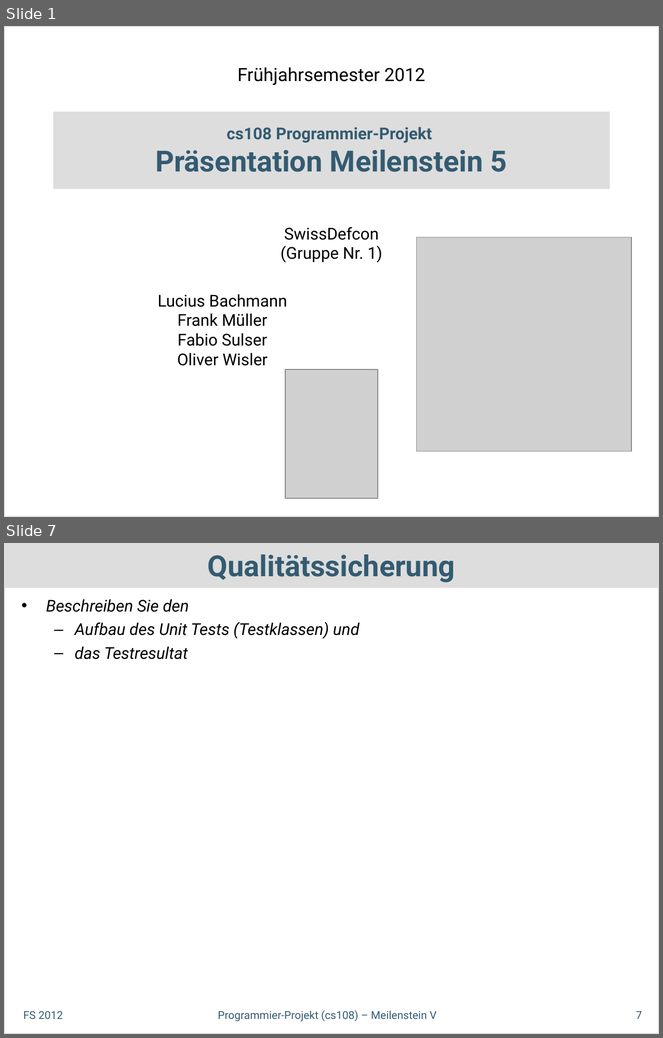
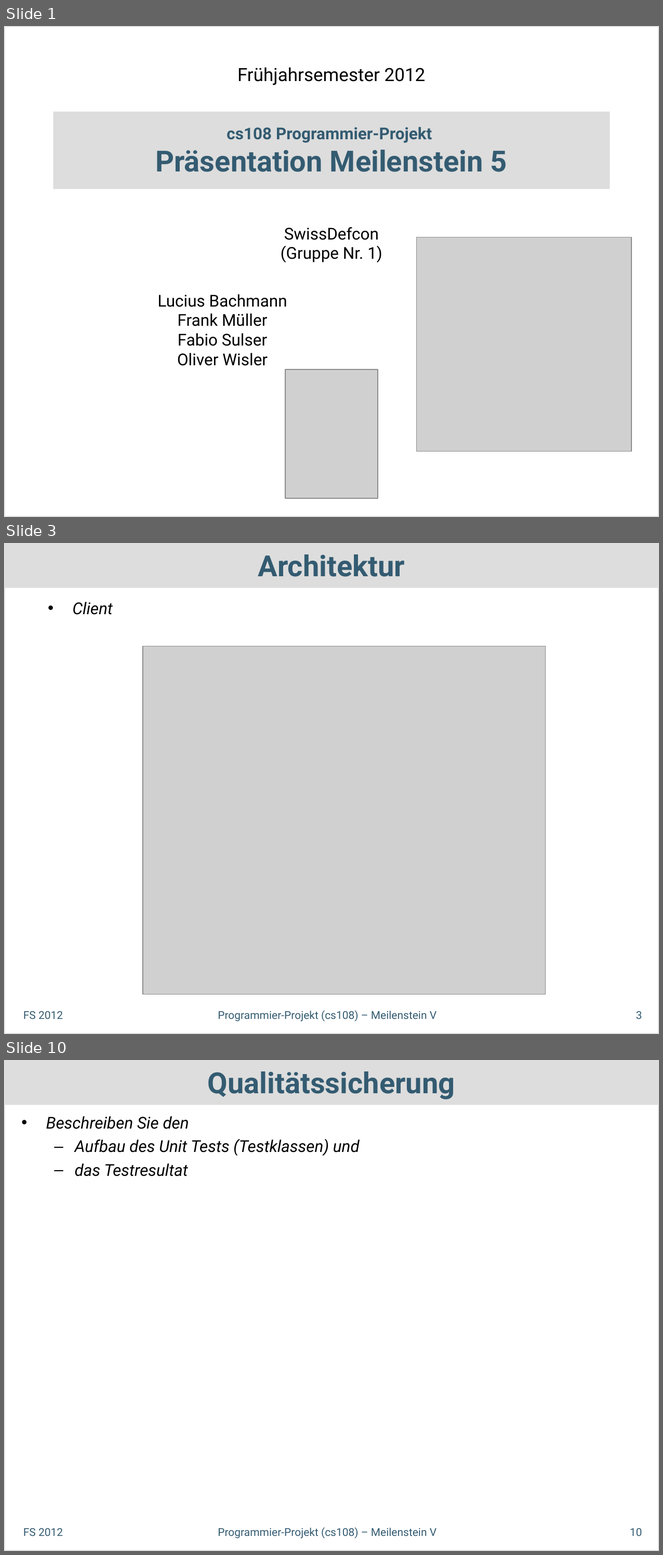
Before and after one commit to dihydrogenmonoxide/CS108, a slide deck: presentations/milestone_5/SwissDefcon_MS5.odp. Shown one above the other, each under a label of ours: slides 1 and 7 before the commit, slides 1, 3 and 10 after it; the slides between them are not shown. The pictures are 663x1038 and 663x1555 pixels, drawn with LibreOffice and Linux fonts; fonts in the diff are those of the drawing; grey boxes stand for pictures. Boxes give left, top, right and bottom in pixels: in the first picture for what was removed or moved away, otherwise in the second. Text is boxed around its words. In the diff, an @@ line names an element or a change of style, - is before the commit and + after.

```diff
--- a/presentations/milestone_5/SwissDefcon_MS5.odp
+++ b/presentations/milestone_5/SwissDefcon_MS5.odp
@@ slide 3 added at <box>4,543,659,1034</box>, background #FFFFFF; not listed: 1 template element that a slide beside it also shows @@
@@ title added at <box>4,543,659,588</box>, fill #DDDDDD, 32 pt, text #335B71, bold @@
+Architektur
@@ text added at <box>73,602,113,615</box>, 18 pt, text #000000, italic @@
+• Client
@@ picture added at <box>143,646,546,994</box> @@
@@ text added at <box>218,1010,437,1022</box>, 12 pt, text #335B71 @@
+Programmier-Projekt (cs108) – Meilenstein V
@@ text added at <box>23,1012,63,1019</box>, 12 pt, text #335B71 @@
+FS 2012
@@ page number added at <box>636,1012,643,1019</box>, 12 pt, text #335B71 @@
+3
@@ what was slide 7 is now slide 10 @@
@@ page number at <box>630,1529,643,1536</box>: text changed @@
-7
+10
```
Also in this commit, not shown: 7 slides changed, 2 other slides added, 1 other file.
